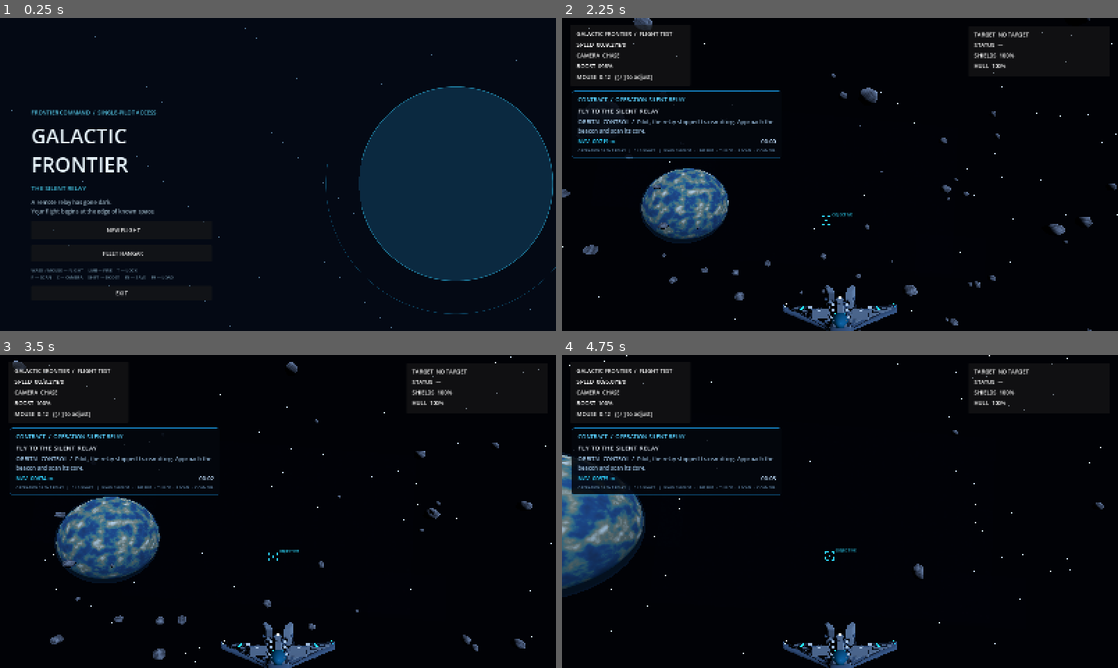
Above: before the commit, frames 1-4 (two rows, left to right).
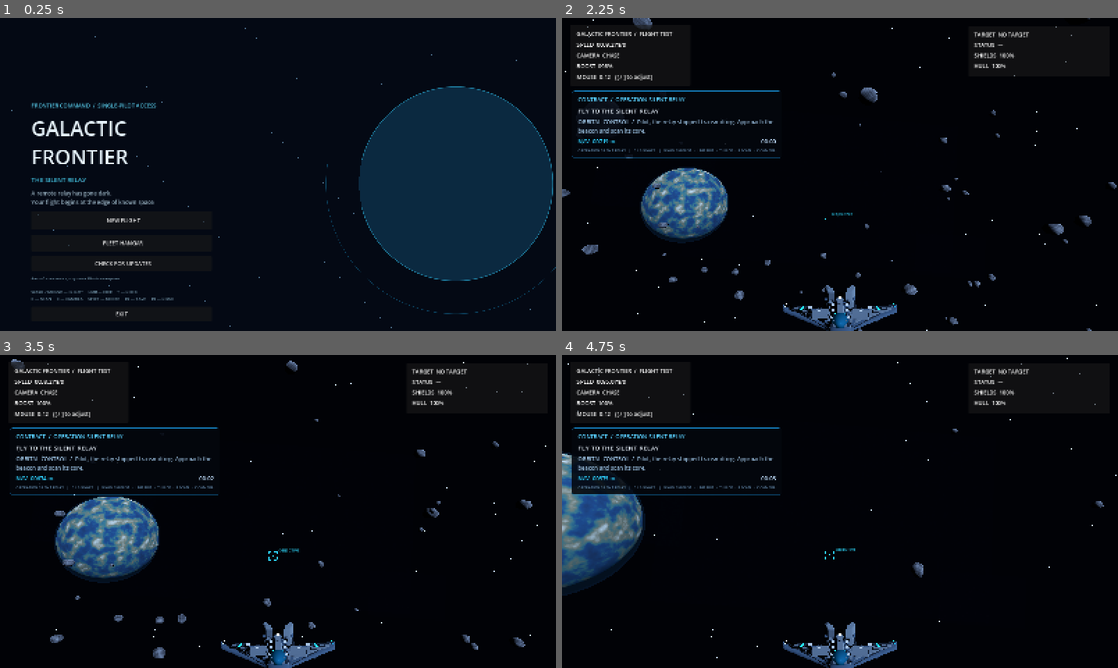
Above: after the commit, the same moments.

Repository: valdissor1990-ui/GALACTIC-FRONTIER
Game: Godot game, scene res://scenes/bootstrap/main.tscn
The game is run twice, just before and just after one commit, with the same random seed, the same clock (stepped at 60 frames per second) and the same inputs.
Inputs (mouse positions are in pixels of both pictures, inside the frame that each line leads up to):
- Up to frame 1 (0.25 s): no input
- Up to frame 2 (2.25 s): click (684, 262) at 0.5 s, where only the run after the commit has a clickable "CHECK FOR UPDATES"; click "NEW FLIGHT" at 1.25 s; tap Enter at 2 s; move the mouse to (867, 174) at 2.02 s; hold W (move_forward) from 2.03 s (still down); hold Shift (boost) from 2.03 s (still down)
- Up to frame 3 (3.5 s): keep holding W (move_forward); move the mouse to (250, 511) at 2.77 s; release Shift (boost) at 2.78 s; click (250, 511) at 2.85 s
- Up to frame 4 (4.75 s): keep holding W (move_forward); move the mouse to (851, 505) at 3.52 s; hold F (scan) 3.53-4.28 s; move the mouse to (834, 517) at 4.27 s; tap Y (target_clear) at 4.35 s

The runs differ from the first frame. In frame 1, 3.6% of the frame differs, in the area x 5-35%, y 27-96%; in frame 2, 1.1%; in frame 3, 1.5%; in frame 4, 0.9%.

Commit message:
Add safe Windows updater and improve combat readability (#41)
* Add GitHub release update manager

* Add safe Windows update installer with rollback

* Register updater and set game version

* Add in-game update check and install controls

* Improve ship and combat readability in space lighting

* Add offline updater version tests

* Automate versioned Windows update releases

* Run updater regression tests in Godot CI

* Ensure update archive root layout and UTF-8 manifest

* Add user-accessible rollback support

* Keep previous build and support manual rollback

* Expose safe rollback in game menu

* Fix hostile model binding and improve target visibility

* Attach hostile visual treatment and increase fighter silhouette

* Frame combat target closer for visual evidence

* Document Windows updater and release procedure

Diff:
--- a/project.godot
+++ b/project.godot
@@ -9,6 +9,7 @@
 run/main_scene="res://scenes/bootstrap/main.tscn"
 config/features=PackedStringArray("4.7")
 config/description="Original single-player space action RPG prototype."
+config/version="0.1.0"
 
 [display]
 window/size/viewport_width=1600
@@ -20,6 +21,7 @@
 [autoload]
 GameSave="*res://scripts/save/save_manager.gd"
 AudioManager="*res://scripts/audio/audio_manager.gd"
+UpdateManager="*res://scripts/update/update_manager.gd"
 
 [input]
 move_forward={
--- a/scenes/combat/enemy_fighter_visual.tscn
+++ b/scenes/combat/enemy_fighter_visual.tscn
@@ -1,7 +1,8 @@
-[gd_scene load_steps=3 format=3]
+[gd_scene load_steps=4 format=3]
 
 [ext_resource type="PackedScene" path="res://scenes/combat/enemy_fighter.tscn" id="1"]
 [ext_resource type="Script" path="res://scripts/visual/runtime_gltf_model.gd" id="3"]
+[ext_resource type="Script" path="res://scripts/environment/enemy_visual_treatment.gd" id="4"]
 
 [node name="EnemyFighterVisual" instance=ExtResource("1")]
 
@@ -20,4 +21,8 @@
 [node name="RaiderInterceptorModel" type="Node3D" parent="Visual"]
 script = ExtResource("3")
 source_path = "res://assets/models/ships/enemy_fighter.glb"
-model_scale = Vector3(0.30, 0.30, 0.30)
+model_scale = Vector3(0.36, 0.36, 0.36)
+
+[node name="HostileVisualTreatment" type="Node" parent="Visual"]
+script = ExtResource("4")
+model_path = NodePath("../RaiderInterceptorModel")
--- a/scripts/demo/gameplay_showcase_director.gd
+++ b/scripts/demo/gameplay_showcase_director.gd
@@ -80,7 +80,7 @@
 		# The real mission spawn distances are unchanged outside this showcase.
 		var forward := -player.global_transform.basis.z
 		var right := player.global_transform.basis.x
-		acquired.global_position = player.global_position + forward * 18.0 + right * 3.0
+		acquired.global_position = player.global_position + forward * 10.0 + right * 2.0
 		if acquired is CharacterBody3D:
 			(acquired as CharacterBody3D).velocity = Vector3.ZERO
 			acquired.set("max_speed", 0.0)
--- a/scripts/environment/enemy_visual_treatment.gd
+++ b/scripts/environment/enemy_visual_treatment.gd
@@ -1,7 +1,7 @@
 extends Node
 ## Applies a subtle translucent hostile-red overlay without replacing imported PBR materials.
 
-@export var model_path: NodePath = NodePath("../Visual/EnemyFighterModel")
+@export var model_path: NodePath = NodePath("../RaiderInterceptorModel")
 
 
 func _ready() -> void:
@@ -15,10 +15,10 @@
 		return
 	var overlay := StandardMaterial3D.new()
 	overlay.transparency = BaseMaterial3D.TRANSPARENCY_ALPHA
-	overlay.albedo_color = Color(0.82, 0.035, 0.018, 0.16)
+	overlay.albedo_color = Color(0.95, 0.045, 0.018, 0.24)
 	overlay.emission_enabled = true
-	overlay.emission = Color(0.32, 0.012, 0.004)
-	overlay.emission_energy_multiplier = 0.22
+	overlay.emission = Color(0.48, 0.018, 0.006)
+	overlay.emission_energy_multiplier = 0.38
 	overlay.shading_mode = BaseMaterial3D.SHADING_MODE_PER_PIXEL
 	for item in model.find_children("*", "MeshInstance3D", true, false):
 		var mesh_instance := item as MeshInstance3D
--- a/scripts/environment/space_environment.gd
+++ b/scripts/environment/space_environment.gd
@@ -41,10 +41,10 @@
 	environment.sky = sky
 	environment.ambient_light_source = Environment.AMBIENT_SOURCE_COLOR
 	environment.ambient_light_color = Color(0.30, 0.39, 0.62)
-	environment.ambient_light_energy = 0.48
+	environment.ambient_light_energy = 0.68
 	environment.tonemap_mode = Environment.TONE_MAPPER_FILMIC
 	environment.glow_enabled = true
-	environment.glow_intensity = 0.55
+	environment.glow_intensity = 0.72
 	environment.glow_strength = 0.8
 	environment.ssao_enabled = true
 	environment.ssao_radius = 2.0
@@ -62,7 +62,7 @@
 	key_light.name = "StellarKeyLight"
 	key_light.rotation_degrees = Vector3(-24.0, 32.0, 0.0)
 	key_light.light_color = Color(0.72, 0.82, 1.0)
-	key_light.light_energy = 1.5
+	key_light.light_energy = 1.75
 	key_light.shadow_enabled = true
 	add_child(key_light)
 
--- a/scripts/ui/main_menu.gd
+++ b/scripts/ui/main_menu.gd
@@ -3,9 +3,21 @@
 const FLIGHT_SCENE := "res://scenes/demo/ten_minute_demo.tscn"
 const BACKDROP_SCRIPT := preload("res://scripts/ui/menu_backdrop.gd")
 
+var _update_button: Button
+var _update_status: Label
+var _rollback_button: Button
+var _update_ready := false
+
+
 func _ready() -> void:
 	Input.mouse_mode = Input.MOUSE_MODE_VISIBLE
 	_build_menu()
+	var updater := get_node_or_null("/root/UpdateManager")
+	if updater != null:
+		updater.status_changed.connect(_on_update_status)
+		updater.update_available.connect(_on_update_available)
+		updater.check_for_updates()
+
 
 func _build_menu() -> void:
 	var background := ColorRect.new()
@@ -21,9 +33,9 @@
 	var layout := VBoxContainer.new()
 	layout.name = "MainMenuLayout"
 	layout.set_anchors_preset(Control.PRESET_CENTER_LEFT)
-	layout.position = Vector2(90, -190)
-	layout.custom_minimum_size = Vector2(520, 390)
-	layout.add_theme_constant_override("separation", 16)
+	layout.position = Vector2(90, -210)
+	layout.custom_minimum_size = Vector2(520, 450)
+	layout.add_theme_constant_override("separation", 14)
 	add_child(layout)
 	var eyebrow := Label.new()
 	eyebrow.text = "FRONTIER COMMAND  /  SINGLE-PILOT ACCESS"
@@ -62,6 +74,28 @@
 		continue_button.custom_minimum_size = Vector2(390, 48)
 		continue_button.pressed.connect(_continue_game)
 		layout.add_child(continue_button)
+	_update_button = Button.new()
+	_update_button.name = "CheckUpdatesButton"
+	_update_button.text = "  CHECK FOR UPDATES"
+	_update_button.custom_minimum_size = Vector2(390, 42)
+	_update_button.pressed.connect(_on_update_button_pressed)
+	layout.add_child(_update_button)
+	_update_status = Label.new()
+	_update_status.name = "UpdateStatus"
+	_update_status.text = "Версия " + str(ProjectSettings.get_setting("application/config/version", "0.1.0"))
+	_update_status.add_theme_font_size_override("font_size", 11)
+	_update_status.add_theme_color_override("font_color", Color("#7294a8"))
+	_update_status.autowrap_mode = TextServer.AUTOWRAP_WORD_SMART
+	_update_status.custom_minimum_size = Vector2(390, 24)
+	layout.add_child(_update_status)
+	var updater := get_node_or_null("/root/UpdateManager")
+	if updater != null and updater.has_method("has_rollback_backup") and updater.has_rollback_backup():
+		_rollback_button = Button.new()
+		_rollback_button.name = "RollbackUpdateButton"
+		_rollback_button.text = "  ROLL BACK LAST VERSION"
+		_rollback_button.custom_minimum_size = Vector2(390, 40)
+		_rollback_button.pressed.connect(_confirm_rollback)
+		layout.add_child(_rollback_button)
 	var controls := Label.new()
 	controls.text = "WASD / MOUSE — FLIGHT     LMB — FIRE     T — LOCK\nF — SCAN     C — CAMERA     SHIFT — BOOST     F5 — SAVE     F9 — LOAD"
 	controls.add_theme_font_size_override("font_size", 12)
@@ -72,6 +106,45 @@
 	quit.custom_minimum_size = Vector2(390, 42)
 	quit.pressed.connect(func() -> void: get_tree().quit())
 	layout.add_child(quit)
+
+
+func _confirm_rollback() -> void:
+	var dialog := ConfirmationDialog.new()
+	dialog.title = "Restore previous version?"
+	dialog.dialog_text = "The current game files will be replaced with the previous version. Your save files will remain unchanged."
+	add_child(dialog)
+	dialog.confirmed.connect(_perform_rollback)
+	dialog.canceled.connect(dialog.queue_free)
+	dialog.confirmed.connect(dialog.queue_free)
+	dialog.popup_centered()
+
+
+func _perform_rollback() -> void:
+	var updater := get_node_or_null("/root/UpdateManager")
+	if updater != null:
+		updater.rollback_last_update()
+
+
+func _on_update_button_pressed() -> void:
+	var updater := get_node_or_null("/root/UpdateManager")
+	if updater == null:
+		_on_update_status("Проверка обновлений недоступна.")
+	elif _update_ready:
+		updater.download_and_install_update()
+	else:
+		updater.check_for_updates()
+
+
+func _on_update_status(message: String) -> void:
+	if is_instance_valid(_update_status):
+		_update_status.text = message
+
+
+func _on_update_available(version: String, _notes: String) -> void:
+	_update_ready = true
+	if is_instance_valid(_update_button):
+		_update_button.text = "  DOWNLOAD UPDATE " + version
+
 
 func _start_game() -> void:
 	var save_manager := get_node_or_null("/root/GameSave")
--- /dev/null
+++ b/scripts/update/update_manager.gd
@@ -0,0 +1,219 @@
+extends Node
+## Verifies a release archive before handing off replacement to Windows PowerShell.
+## Save data remains in user:// and is never touched by game updates.
+
+signal status_changed(message: String)
+signal update_available(version: String, notes: String)
+signal update_failed(reason: String)
+
+const RELEASE_API := "https://api.github.com/repos/valdissor1990-ui/GALACTIC-FRONTIER/releases/latest"
+const ARCHIVE_NAME := "GALACTIC-FRONTIER-windows-update.zip"
+const MANIFEST_NAME := "update-manifest.json"
+const HELPER_SOURCE := "res://tools/install_update.ps1"
+
+var _http: HTTPRequest
+var _manifest: Dictionary = {}
+var _busy := false
+
+
+func _ready() -> void:
+	_http = HTTPRequest.new()
+	_http.timeout = 120.0
+	add_child(_http)
+
+
+func current_version() -> String:
+	return str(ProjectSettings.get_setting("application/config/version", "0.1.0"))
+
+
+func check_for_updates() -> void:
+	if _busy:
+		return
+	if not OS.has_feature("windows"):
+		status_changed.emit("Автообновление доступно в Windows-версии.")
+		return
+	_busy = true
+	status_changed.emit("Проверяем наличие обновлений…")
+	var release_result: Dictionary = await _request_json(RELEASE_API)
+	if not release_result.ok:
+		_fail(str(release_result.error))
+		return
+	var release: Dictionary = release_result.data
+	if bool(release.get("draft", false)) or bool(release.get("prerelease", false)):
+		_fail("Последний релиз не является стабильной версией.")
+		return
+	var manifest_url := ""
+	var archive_url := ""
+	for asset in release.get("assets", []):
+		if not asset is Dictionary:
+			continue
+		var name := str(asset.get("name", ""))
+		if name == MANIFEST_NAME:
+			manifest_url = str(asset.get("browser_download_url", ""))
+		elif name == ARCHIVE_NAME:
+			archive_url = str(asset.get("browser_download_url", ""))
+	if manifest_url.is_empty() or archive_url.is_empty():
+		_fail("В релизе нет манифеста или архива обновления.")
+		return
+	var manifest_result: Dictionary = await _request_json(manifest_url)
+	if not manifest_result.ok:
+		_fail(str(manifest_result.error))
+		return
+	_manifest = manifest_result.data
+	var version := str(_manifest.get("version", "")).trim_prefix("v")
+	var tag := str(release.get("tag_name", "")).trim_prefix("v")
+	if version.is_empty() or version != tag or str(_manifest.get("sha256", "")).length() != 64:
+		_fail("Манифест релиза некорректен или не совпадает с тегом.")
+		return
+	if not _is_newer(version, current_version()):
+		_busy = false
+		status_changed.emit("Установлена последняя версия " + current_version() + ".")
+		return
+	_manifest["archive_url"] = archive_url
+	_busy = false
+	status_changed.emit("Доступно обновление " + version + ".")
+	update_available.emit(version, str(release.get("body", "")))
+
+
+func download_and_install_update() -> void:
+	if _busy or _manifest.is_empty():
+		return
+	if not OS.has_feature("windows"):
+		_fail("Установка поддерживается только в Windows.")
+		return
+	_busy = true
+	status_changed.emit("Скачиваем обновление…")
+	var folder := "user://updates"
+	var folder_error := DirAccess.make_dir_recursive_absolute(ProjectSettings.globalize_path(folder))
+	if folder_error != OK and folder_error != ERR_ALREADY_EXISTS:
+		_fail("Не удалось создать временную папку.")
+		return
+	var archive_path := folder.path_join("pending-update.zip")
+	if FileAccess.file_exists(archive_path):
+		DirAccess.remove_absolute(ProjectSettings.globalize_path(archive_path))
+	_http.download_file = ProjectSettings.globalize_path(archive_path)
+	var request_error := _http.request(str(_manifest.get("archive_url", "")))
+	if request_error != OK:
+		_http.download_file = ""
+		_fail("Не удалось начать загрузку: %s" % request_error)
+		return
+	var response: Array = await _http.request_completed
+	_http.download_file = ""
+	if int(response[0]) != HTTPRequest.RESULT_SUCCESS or int(response[1]) != 200:
+		_fail("Загрузка завершилась с HTTP %s." % response[1])
+		return
+	var file := FileAccess.open(archive_path, FileAccess.READ)
+	if file == null:
+		_fail("Не удалось открыть скачанный архив.")
+		return
+	var bytes := file.get_buffer(file.get_length())
+	file.close()
+	var hash_context := HashingContext.new()
+	if hash_context.start(HashingContext.HASH_SHA256) != OK:
+		_fail("Не удалось запустить SHA-256.")
+		return
+	hash_context.update(bytes)
+	var actual_hash := hash_context.finish().hex_encode().to_lower()
+	if actual_hash != str(_manifest.get("sha256", "")).to_lower():
+		DirAccess.remove_absolute(ProjectSettings.globalize_path(archive_path))
+		_fail("Контрольная сумма не совпала. Архив удалён.")
+		return
+	var helper_text := FileAccess.get_file_as_string(HELPER_SOURCE)
+	if helper_text.is_empty():
+		_fail("Установщик обновлений отсутствует в сборке.")
+		return
+	var helper_path := folder.path_join("install_update.ps1")
+	var helper := FileAccess.open(helper_path, FileAccess.WRITE)
+	if helper == null:
+		_fail("Не удалось подготовить установщик.")
+		return
+	helper.store_string(helper_text)
+	helper.close()
+	var executable := OS.get_executable_path()
+	var args := PackedStringArray([
+		"-NoProfile", "-NonInteractive", "-ExecutionPolicy", "Bypass",
+		"-File", ProjectSettings.globalize_path(helper_path),
+		"-ProcessId", str(OS.get_process_id()),
+		"-InstallDir", executable.get_base_dir(),
+		"-Archive", ProjectSettings.globalize_path(archive_path),
+		"-ExecutableName", executable.get_file()
+	])
+	var child_pid := OS.create_process("powershell.exe", args, false)
+	if child_pid <= 0:
+		_fail("Не удалось запустить установщик Windows.")
+		return
+	_busy = false
+	status_changed.emit("Обновление подготовлено. Игра закроется и запустится снова.")
+	get_tree().quit()
+
+
+func has_rollback_backup() -> bool:
+	if not OS.has_feature("windows"):
+		return false
+	var rollback_dir := OS.get_environment("LOCALAPPDATA").path_join("GALACTIC-FRONTIER").path_join("rollback")
+	return FileAccess.file_exists(rollback_dir.path_join(OS.get_executable_path().get_file())) and FileAccess.file_exists(rollback_dir.path_join("GALACTIC-FRONTIER.pck"))
+
+
+func rollback_last_update() -> void:
+	if _busy or not has_rollback_backup():
+		return
+	var folder := "user://updates"
+	DirAccess.make_dir_recursive_absolute(ProjectSettings.globalize_path(folder))
+	var helper_text := FileAccess.get_file_as_string(HELPER_SOURCE)
+	if helper_text.is_empty():
+		_fail("Установщик обновлений отсутствует.")
+		return
+	var helper_path := folder.path_join("install_update.ps1")
+	var helper := FileAccess.open(helper_path, FileAccess.WRITE)
+	if helper == null:
+		_fail("Не удалось подготовить откат.")
+		return
+	helper.store_string(helper_text)
+	helper.close()
+	var executable := OS.get_executable_path()
+	var args := PackedStringArray([
+		"-NoProfile", "-NonInteractive", "-ExecutionPolicy", "Bypass",
+		"-File", ProjectSettings.globalize_path(helper_path),
+		"-ProcessId", str(OS.get_process_id()),
+		"-InstallDir", executable.get_base_dir(),
+		"-ExecutableName", executable.get_file(),
+		"-Rollback"
+	])
+	var child_pid := OS.create_process("powershell.exe", args, false)
+	if child_pid <= 0:
+		_fail("Не удалось запустить откат.")
+		return
+	status_changed.emit("Возвращаем предыдущую версию игры…")
+	get_tree().quit()
+
+
+func _request_json(url: String) -> Dictionary:
+	_http.download_file = ""
+	var headers := PackedStringArray(["User-Agent: GALACTIC-FRONTIER-Updater", "Accept: application/vnd.github+json"])
+	var error := _http.request(url, headers)
+	if error != OK:
+		return {"ok": false, "error": "Ошибка запроса: %s" % error}
+	var response: Array = await _http.request_completed
+	if int(response[0]) != HTTPRequest.RESULT_SUCCESS or int(response[1]) != 200:
+		return {"ok": false, "error": "GitHub вернул HTTP %s." % response[1]}
+	var parsed: Variant = JSON.parse_string((response[3] as PackedByteArray).get_string_from_utf8())
+	if not parsed is Dictionary:
+		return {"ok": false, "error": "GitHub вернул некорректный JSON."}
+	return {"ok": true, "data": parsed}
+
+
+func _is_newer(candidate: String, installed: String) -> bool:
+	var a := candidate.split(".")
+	var b := installed.trim_prefix("v").split(".")
+	if a.size() != 3 or b.size() != 3:
+		return candidate != installed
+	for index in range(3):
+		if int(a[index]) != int(b[index]):
+			return int(a[index]) > int(b[index])
+	return false
+
+
+func _fail(reason: String) -> void:
+	_busy = false
+	status_changed.emit("Ошибка обновления: " + reason)
+	update_failed.emit(reason)
--- /dev/null
+++ b/tests/update/test_update_manager.gd
@@ -0,0 +1,33 @@
+extends SceneTree
+## Offline regression tests for updater version comparison and local version source.
+
+const UPDATER_SCRIPT := preload("res://scripts/update/update_manager.gd")
+var _passed := 0
+var _failed := 0
+
+
+func _initialize() -> void:
+	var updater := UPDATER_SCRIPT.new()
+	root.add_child(updater)
+	_check(updater.current_version() == "0.1.0", "version comes from project configuration")
+	_check(updater._is_newer("0.1.1", "0.1.0"), "patch update is detected")
+	_check(updater._is_newer("0.2.0", "0.1.9"), "minor update is detected")
+	_check(updater._is_newer("1.0.0", "0.9.9"), "major update is detected")
+	_check(not updater._is_newer("0.1.0", "0.1.0"), "same version is not an update")
+	_check(not updater._is_newer("0.1.0", "0.1.1"), "older release is not an update")
+	_check(not updater._is_newer("0.2.3", "0.2.10"), "numeric components are compared numerically")
+	if _failed == 0:
+		print("UPDATE_MANAGER_TEST_PASS assertions=", _passed)
+		quit(0)
+	else:
+		push_error("UPDATE_MANAGER_TEST_FAIL assertions_failed=%d" % _failed)
+		quit(1)
+
+
+func _check(condition: bool, message: String) -> void:
+	if condition:
+		_passed += 1
+		print("  PASS ", message)
+	else:
+		_failed += 1
+		push_error("  FAIL " + message)
Not shown, added: docs/UPDATER.md
Not shown, added: tools/install_update.ps1
